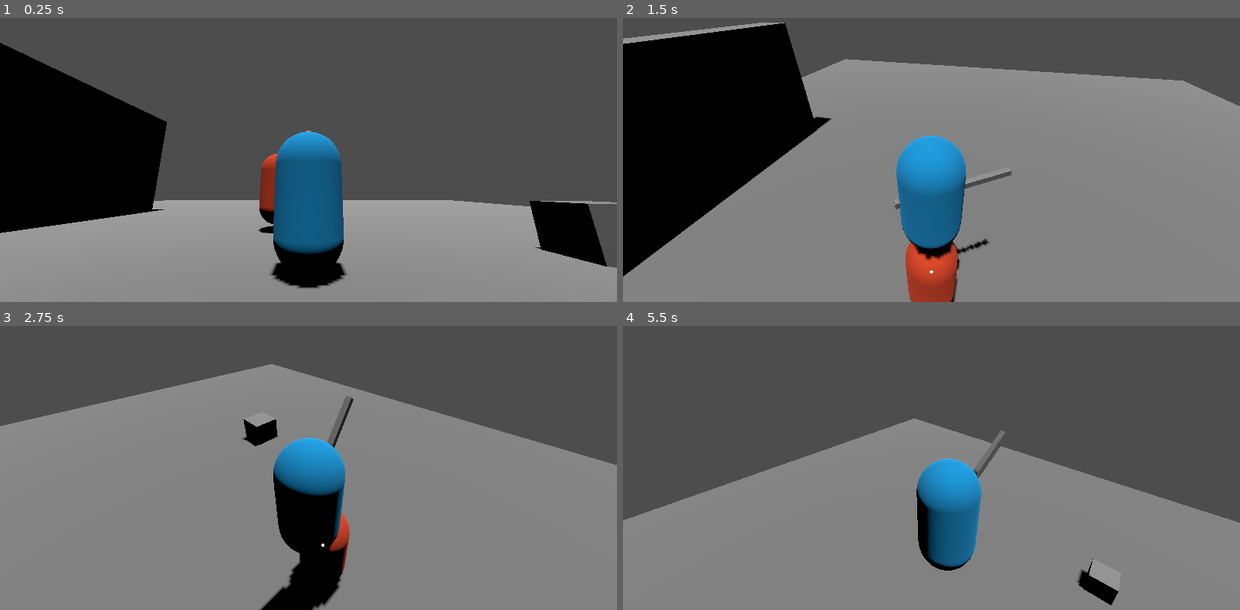
Above: before the commit, frames 1-4 (two rows, left to right).
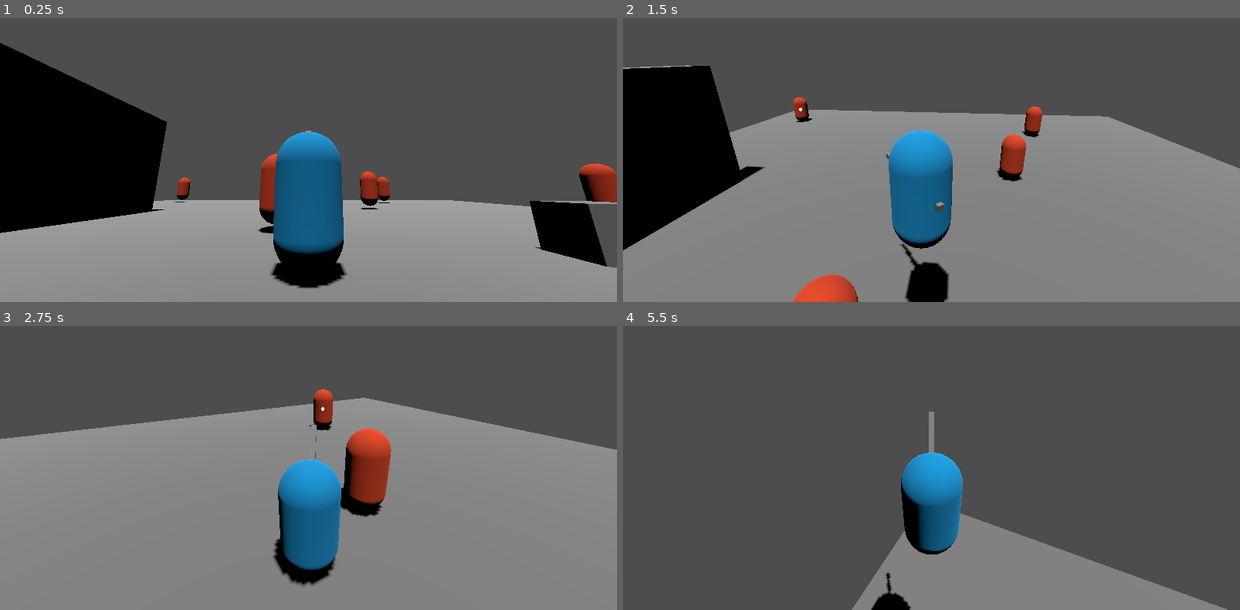
Above: after the commit, the same moments.

Repository: Snaiel/Godot4ThirdPersonCombatPrototype
Game: Godot game, scene res://scenes/Main.tscn
The game is run twice, just before and just after one commit, with the same random seed, the same clock (stepped at 60 frames per second) and the same inputs.
Inputs (mouse positions are in pixels of both pictures, inside the frame that each line leads up to):
- Up to frame 1 (0.25 s): no input
- Up to frame 2 (1.5 s): move the mouse to (962, 128) at 0.52 s; hold W (forward) from 0.53 s (still down); tap Middle mouse button (lock_on) at 0.6 s; tap Space (jump) at 0.77 s; move the mouse to (900, 128) at 1.27 s; click (900, 128) at 1.35 s
- Up to frame 3 (2.75 s): keep holding W (forward); tap Space (jump) at 1.52 s; tap Middle mouse button (lock_on) at 1.55, 2.1 s; move the mouse to (320, 431) at 2.02 s
- Up to frame 4 (5.5 s): keep holding W (forward); move the mouse to (925, 442) at 2.77 s; tap Middle mouse button (lock_on) at 2.85, 3.8, 4.35, 5.1 s; tap Space (jump) at 3.02, 3.77, 4.52 s; move the mouse to (974, 439) at 3.52 s; click (974, 439) at 3.6 s; move the mouse to (882, 433) at 4.27 s; move the mouse to (937, 436) at 5.02 s

The runs differ from the first frame. In frame 1, 1.3% of the frame differs, in the area x 28-100%, y 51-68%; in frame 2, 27%; in frame 3, 16%; in frame 4, 39%, in the area x 0-100%, y 30-100%.

Commit message:
lock on target switching

Diff:
--- a/scenes/Main.tscn
+++ b/scenes/Main.tscn
@@ -24,6 +24,9 @@
 
 [sub_resource type="BoxMesh" id="BoxMesh_2up1i"]
 size = Vector3(1, 5, 10)
+
+[sub_resource type="SphereShape3D" id="SphereShape3D_bb732"]
+radius = 10.0
 
 [node name="Main" type="Node3D"]
 
@@ -64,14 +67,44 @@
 [node name="Player" parent="." instance=ExtResource("2_thr8q")]
 transform = Transform3D(1, 0, 0, 0, 1, 0, 0, 0, 1, 0, 2, 7.57123)
 
-[node name="Enemy" parent="." instance=ExtResource("2_oia4d")]
+[node name="UserInterface" parent="." instance=ExtResource("3_hlhuw")]
+
+[node name="LockOnSystem" type="Area3D" parent="." node_paths=PackedStringArray("player", "potential_target")]
+collision_layer = 0
+collision_mask = 8
+script = ExtResource("4_qiriw")
+player = NodePath("../Player")
+potential_target = NodePath("../Enemies/Enemy")
+change_target_mouse_threshold = 80
+change_target_wait_time = 0.5
+
+[node name="EnemyDetectionSphere" type="CollisionShape3D" parent="LockOnSystem"]
+shape = SubResource("SphereShape3D_bb732")
+
+[node name="ChangeTargetTimer" type="Timer" parent="LockOnSystem"]
+wait_time = 0.5
+
+[node name="Enemies" type="Node3D" parent="."]
+
+[node name="Enemy" parent="Enemies" instance=ExtResource("2_oia4d")]
 transform = Transform3D(1, 0, 0, 0, 1, 0, 0, 0, 1, -0.908356, 2, 4.21994)
 
-[node name="UserInterface" parent="." instance=ExtResource("3_hlhuw")]
+[node name="Enemy2" parent="Enemies" instance=ExtResource("2_oia4d")]
+transform = Transform3D(1, 0, 0, 0, 1, 0, 0, 0, 1, 3.63824, 2, -3.01841)
 
-[node name="LockOnSystem" type="Node3D" parent="." node_paths=PackedStringArray("potential_target")]
-script = ExtResource("4_qiriw")
-potential_target = NodePath("../Enemy")
+[node name="Enemy3" parent="Enemies" instance=ExtResource("2_oia4d")]
+transform = Transform3D(1, 0, 0, 0, 1, 0, 0, 0, 1, -11.9216, 2, 0.212286)
 
+[node name="Enemy4" parent="Enemies" instance=ExtResource("2_oia4d")]
+transform = Transform3D(1, 0, 0, 0, 1, 0, 0, 0, 1, 6.43554, 2, -9.07073)
+
+[node name="Enemy5" parent="Enemies" instance=ExtResource("2_oia4d")]
+transform = Transform3D(1, 0, 0, 0, 1, 0, 0, 0, 1, -11.737, 2, -10.9117)
+
+[node name="Enemy6" parent="Enemies" instance=ExtResource("2_oia4d")]
+transform = Transform3D(1, 0, 0, 0, 1, 0, 0, 0, 1, 12.0914, 2, 1.43307)
+
+[connection signal="body_entered" from="LockOnSystem" to="LockOnSystem" method="_on_body_entered"]
 [connection signal="lock_on" from="LockOnSystem" to="Player" method="_on_lock_on_system_lock_on"]
 [connection signal="lock_on" from="LockOnSystem" to="UserInterface" method="_on_lock_on_system_lock_on"]
+[connection signal="timeout" from="LockOnSystem/ChangeTargetTimer" to="LockOnSystem" method="_on_change_target_timer_timeout"]
--- a/scripts/lock_on_system.gd
+++ b/scripts/lock_on_system.gd
@@ -1,20 +1,180 @@
 class_name LockOnSystem
-extends Node3D
+extends Area3D
 
 signal lock_on(enemy: Enemy)
 
+@export var player: Player
+
+@export_category("Enemies")
 @export var enemy: Enemy = null
 @export var potential_target: Enemy = null
+@export var enemy_detection_range = 20
+
+
+@export_category("Changing Target")
+@export var change_target_mouse_threshold = 1
+@export var change_target_wait_time = 0.2
+@export var can_change_target = true
+
+var _enemies_nearby: Array[Enemy]
+
+@onready var _change_target_timer = $ChangeTargetTimer
+
 
 # Called when the node enters the scene tree for the first time.
 func _ready():
 	Globals.lock_on_system = self
+	_change_target_timer.wait_time = change_target_wait_time
+	$EnemyDetectionSphere.shape.radius = enemy_detection_range
 
 # Called every frame. 'delta' is the elapsed time since the previous frame.
 func _process(_delta):
+	position = player.position
+
 	if Input.is_action_just_pressed("lock_on"):
 		if enemy:
 			enemy = null
 		else:
-			enemy = potential_target
+			_choose_lock_on_enemy()
 		lock_on.emit(enemy)
+		print(enemy)
+
+func _input(event):
+	if event is InputEventMouseMotion:
+		if not enemy:
+			return
+
+		var current_mouse_pos = event.relative
+
+		if Vector2.ZERO.distance_to(current_mouse_pos) > change_target_mouse_threshold and can_change_target:
+			if current_mouse_pos.x > 0:
+				_change_target_right()
+			else:
+				_change_target_left()
+
+			lock_on.emit(enemy)
+			can_change_target = false
+			_change_target_timer.start()
+
+func _on_body_entered(body):
+	if body not in _enemies_nearby:
+		_enemies_nearby.append(body)
+
+func _on_body_exited(body):
+	_enemies_nearby.erase(body)
+
+func _on_change_target_timer_timeout():
+	can_change_target = true
+
+func _get_enemies_in_frustum() -> Array[Enemy]:
+	var enemies: Array[Enemy] = []
+	var cam = get_viewport().get_camera_3d()
+
+	for e in _enemies_nearby:
+		if cam.is_position_in_frustum(e.position) and _can_see_enemy(e):
+			enemies.append(e)
+
+	return enemies
+
+func _choose_lock_on_enemy():
+	var cam = get_viewport().get_camera_3d()
+	var viewport_center = Vector2(get_viewport().size / 2)
+	var enemies_in_frustum = _get_enemies_in_frustum()
+
+	var closest_dist: float
+	var closest_enemy: Enemy = null
+
+	if enemies_in_frustum.size() == 0:
+		enemy = null
+		return
+
+	print(enemies_in_frustum)
+	for e in enemies_in_frustum:
+		var dist = viewport_center.distance_to(cam.unproject_position(e.position))
+
+		if closest_enemy == null or dist < closest_dist:
+			closest_dist = dist
+			closest_enemy = e
+
+	enemy = closest_enemy
+
+func _change_target_right():
+	var cam = get_viewport().get_camera_3d()
+	var viewport_center = Vector2(get_viewport().size / 2)
+	var enemies_in_frustum = _get_enemies_in_frustum()
+
+	if enemies_in_frustum.size() == 0:
+		enemy = null
+		return
+	enemies_in_frustum.erase(enemy)
+
+	var closest_dist: float
+	var target_enemy: Enemy = null
+	var current_target_pos = cam.unproject_position(enemy.position)
+
+	for e in enemies_in_frustum:
+		var pos = cam.unproject_position(e.position)
+		var dist = current_target_pos.distance_to(pos)
+
+		if pos.x > current_target_pos.x and (target_enemy == null or dist <= closest_dist):
+			closest_dist = dist
+			target_enemy = e
+
+	if not target_enemy:
+		var furthest_dst: float
+		for e in enemies_in_frustum:
+			var pos = cam.unproject_position(e.position)
+			var dist = current_target_pos.distance_to(pos)
+
+			if pos.x < current_target_pos.x and (target_enemy == null or dist >= furthest_dst):
+				furthest_dst = dist
+				target_enemy = e
+
+	enemy = target_enemy if target_enemy else enemy
+
+
+func _change_target_left():
+	var cam = get_viewport().get_camera_3d()
+	var viewport_center = Vector2(get_viewport().size / 2)
+	var enemies_in_frustum = _get_enemies_in_frustum()
+
+	if enemies_in_frustum.size() == 0:
+		enemy = null
+		return
+	enemies_in_frustum.erase(enemy)
+
+	var closest_dist: float
+	var target_enemy: Enemy = null
+	var current_target_pos = cam.unproject_position(enemy.position)
+
+	for e in enemies_in_frustum:
+		var pos = cam.unproject_position(e.position)
+		var dist = current_target_pos.distance_to(pos)
+
+		if pos.x < current_target_pos.x and (target_enemy == null or dist <= closest_dist):
+			closest_dist = dist
+			target_enemy = e
+
+	if not target_enemy:
+		var furthest_dst: float
+		for e in enemies_in_frustum:
+			var pos = cam.unproject_position(e.position)
+			var dist = current_target_pos.distance_to(pos)
+
+			if pos.x > current_target_pos.x and (target_enemy == null or dist >= furthest_dst):
+				furthest_dst = dist
+				target_enemy = e
+
+	enemy = target_enemy if target_enemy else enemy
+
+
+func _can_see_enemy(enemy: Enemy) -> bool:
+	var can_see: bool = true
+
+	var space_state = get_world_3d().direct_space_state
+	var query = PhysicsRayQueryParameters3D.create(player.position, enemy.position, 1)
+	var result = space_state.intersect_ray(query)
+
+	can_see = result.size() == 0
+
+	return can_see
Not shown: 1 places in scenes/Main.tscn that only renumber resources
